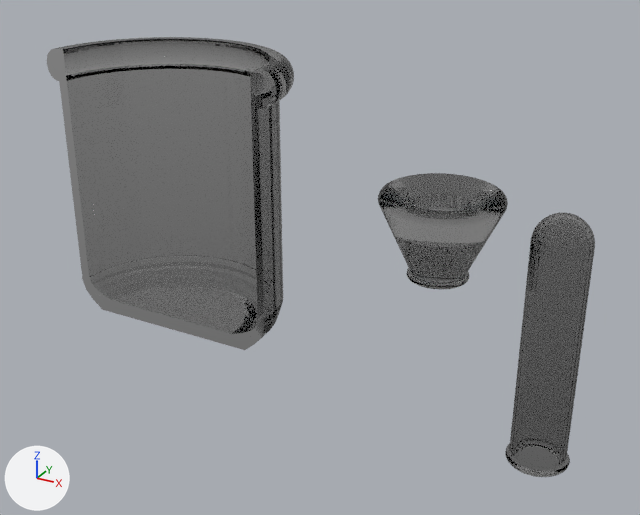
The Blender file glassware.blend: old version first, new version second.
Before and after are seen from a camera (50 mm lens) standing at (38.8, -78.8, 60.4) and looking at (-4.1, -0.7, 21.3). Arrows for +X, +Y and +Z are at lower left; the lights stay in place.

Names of what the first picture shows: 'Beaker', 'RubberStopper', 'Test_Tubes.002'.
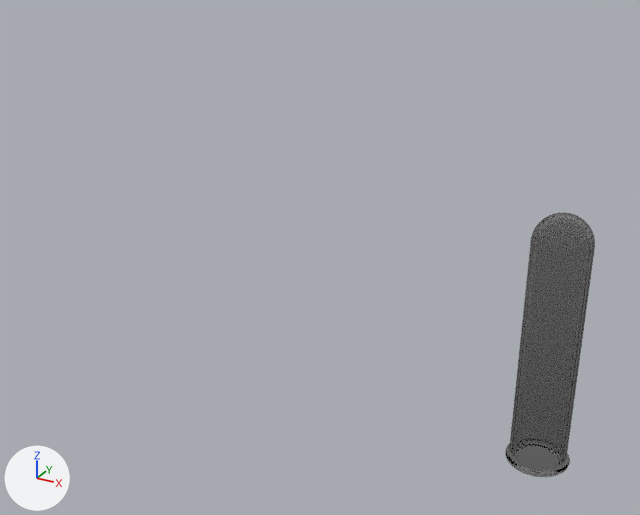
The newer file is also turned or shifted as a whole; pictures and numbers use the older file's frame.

Location of each change, [x1, y1, x2, y2] in pixels of the pictures (640 x 515 px):
'Beaker', deleted: before [47, 37, 294, 350]
'RubberStopper', deleted: before [378, 173, 508, 289]

The change, as a list of edits to the scene's bpy script:
```text
Remove ob_rubberstopper:
    ob_rubberstopper = bpy.data.objects.new('RubberStopper', me_test_tubes_003)
    ob_rubberstopper.location = (9.4, 0.0, 26.1)
    ob_rubberstopper.rotation_euler = (1.571, 3.142, 0.0)  # degrees (90, 180, 0)
    ob_rubberstopper.scale = (0.698, 0.698, 0.698)
Remove ob_beaker:
    ob_beaker = bpy.data.objects.new('Beaker', me_test_tubes_001)
    ob_beaker.location = (-26.3, 0.1, 28.9)
    ob_beaker.rotation_euler = (1.571, 0.0, 0.0)  # degrees (90, 0, 0)
    ob_beaker.scale = (3.46, 3.97, 3.46)
```
